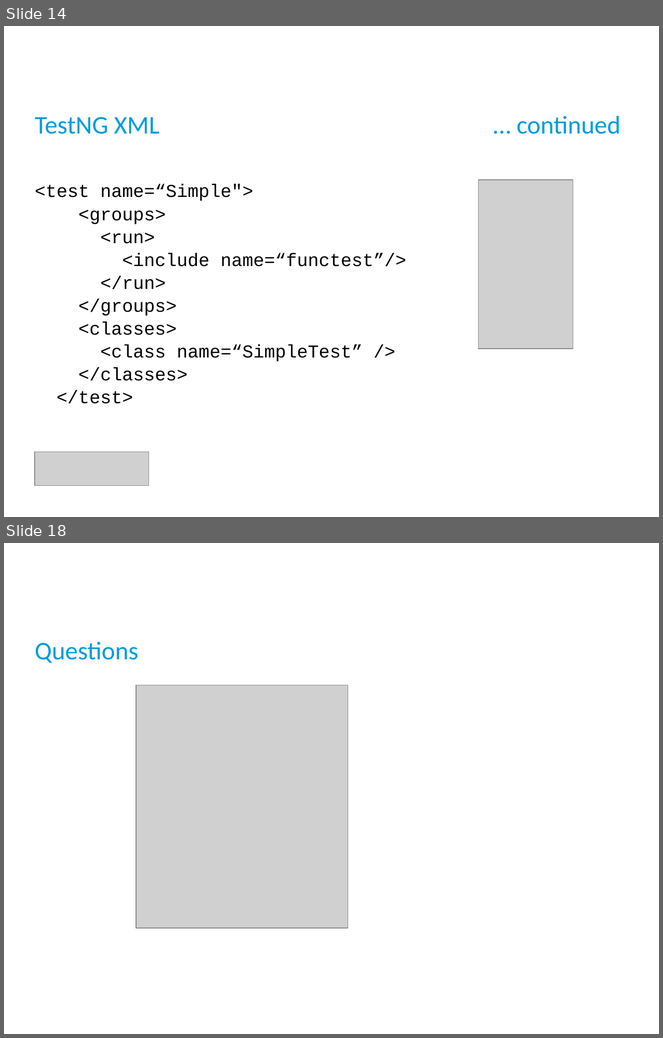
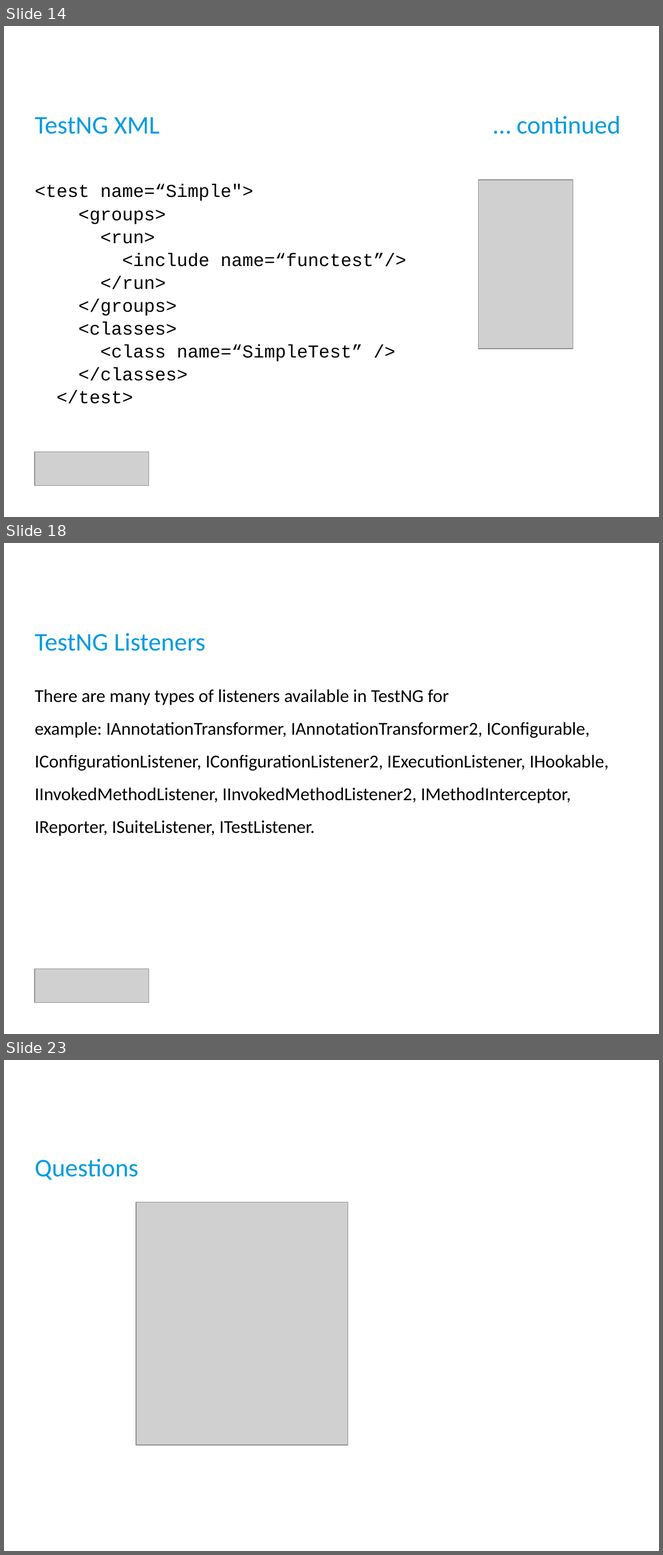
Before and after one commit to abhishekkyd/TestNG-examples, a slide deck: TestNG-Session-PB.pptx. Shown one above the other, each under a label of ours: slides 14 and 18 before the commit, slides 14, 18 and 23 after it; the slides between them are not shown. The pictures are 663x1038 and 663x1555 pixels, drawn with LibreOffice and Linux fonts; fonts in the diff are those of the drawing; grey boxes stand for pictures; background and template pictures are left out. Boxes give left, top, right and bottom in pixels: in the first picture for what was removed or moved away, otherwise in the second. Text is boxed around its words. In the diff, an @@ line names an element or a change of style, - is before the commit and + after.

Commit message:
updated for listeners

```diff
--- a/TestNG-Session-PB.pptx
+++ b/TestNG-Session-PB.pptx
@@ slide 18 added at (4,543,659,1034), background picture (left out) @@
@@ title added at (35,633,206,651), 28 pt, text #009BDF @@
+TestNG Listeners
@@ subtitle added at (35,689,609,836), 20 pt, text #000000 @@
+There are many types of listeners available in TestNG for example: IAnnotationTransformer, IAnnotationTransformer2, IConfigurable, IConfigurationListener, IConfigurationListener2, IExecutionListener, IHookable, IInvokedMethodListener, IInvokedMethodListener2, IMethodInterceptor, IReporter, ISuiteListener, ITestListener.
@@ picture added at (35,969,149,1003) @@
@@ what was slide 18 is now slide 23 @@
```
Also in this commit, not shown: 3 slides changed, 4 other slides added, 31 other files.
